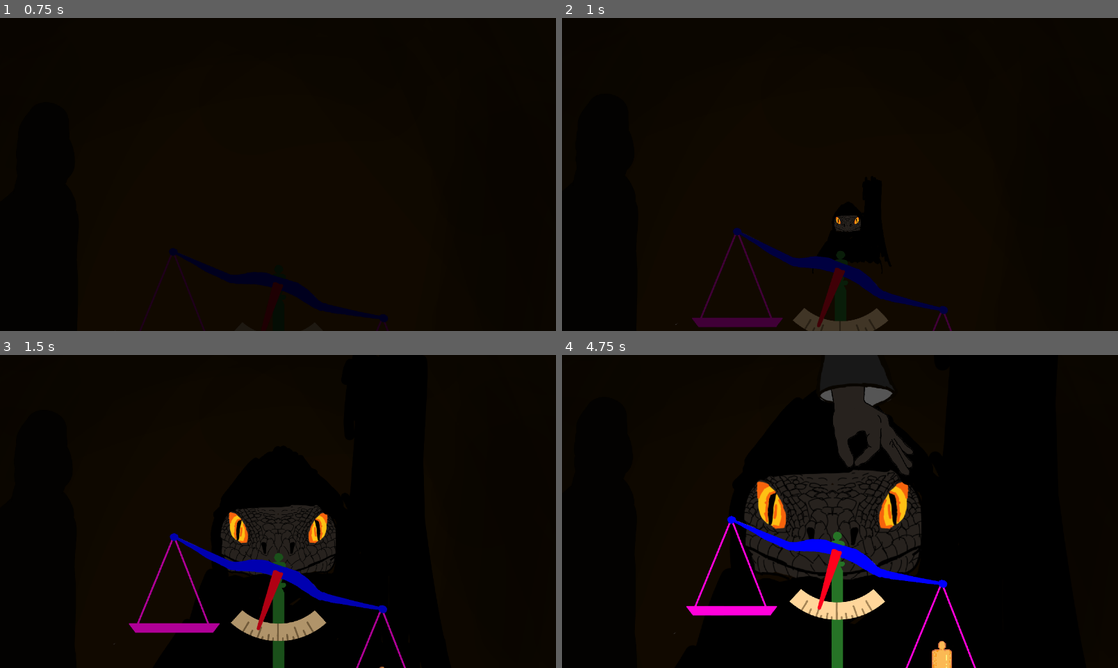
Above: before the commit, frames 1-4 (two rows, left to right).
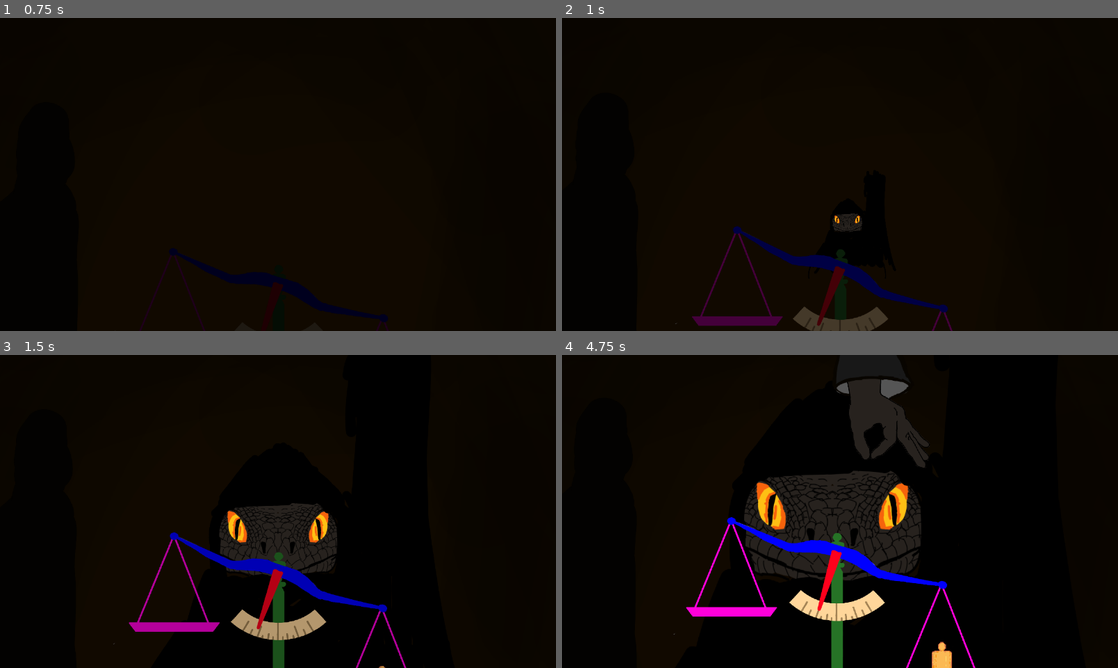
Above: after the commit, the same moments.

Repository: EnviloN/The-Great-Scaler
Game: Godot game, scene res://scenes/areas/shop.tscn
Same seed, same stepped clock (60 frames per second), same inputs: the game is played once before the commit and once after it.
Inputs (mouse positions are in pixels of both pictures, inside the frame that each line leads up to):
- Up to frame 1 (0.75 s): move the mouse to (400, 158) at 0.52 s; press the mouse at (400, 158) at 0.53 s
- Up to frame 2 (1 s): right-click (962, 158) at 0.8 s
- Up to frame 3 (1.5 s): move the mouse to (166, 527) at 1.27 s; release the mouse at (166, 527) at 1.28 s; right-click (166, 527) at 1.35 s
- Up to frame 4 (4.75 s): click (728, 527) at 1.55 s; move the mouse to (895, 442) at 2.02 s; press the mouse at (895, 442) at 2.03 s; right-click (895, 442) at 2.3 s; move the mouse to (812, 574) at 2.77 s; release the mouse at (812, 574) at 2.78 s; right-click (812, 574) at 2.85 s; click (812, 574) at 3.05 s; move the mouse to (1006, 558) at 3.52 s; press the mouse at (1006, 558) at 3.53 s; right-click (1006, 558) at 3.8 s; move the mouse to (673, 464) at 4.27 s; release the mouse at (673, 464) at 4.28 s; right-click (673, 464) at 4.35 s; click (673, 464) at 4.55 s

Frame 1 is identical in both runs. In frame 2, 0.9% of the frame differs, in the area x 20-71%, y 62-100%; in frame 3, 1.7%; in frame 4, 4.6%, in the area x 20-75%, y 7-100%.

Commit message:
Added world barrier

Diff:
--- /dev/null
+++ b/game/jobs/100.tres
@@ -0,0 +1,18 @@
+[gd_resource type="Resource" script_class="Job" load_steps=2 format=3 uid="uid://csiqmd7ftdji"]
+
+[ext_resource type="Script" path="res://jobs/job_resource.gd" id="1_4x27e"]
+
+[resource]
+script = ExtResource("1_4x27e")
+id = 100
+is_base = true
+customer_id = 0
+item = "meat_bag"
+answer = true
+dialogue = Array[String](["blablabla", "foo foo foo", "bar bar bar"])
+success_dialogue = Array[String](["foo foo foo"])
+fail_dialogue = Array[String](["bar bar bar"])
+on_sucess_id = 2
+on_sucess_pos = -1
+on_fail_id = 3
+on_fail_pos = -1
--- /dev/null
+++ b/game/jobs/101.tres
@@ -0,0 +1,18 @@
+[gd_resource type="Resource" script_class="Job" load_steps=2 format=3 uid="uid://23hqhr4r0bvh"]
+
+[ext_resource type="Script" path="res://jobs/job_resource.gd" id="1_o485m"]
+
+[resource]
+script = ExtResource("1_o485m")
+id = 101
+is_base = false
+customer_id = 0
+item = "meat_bag"
+answer = true
+dialogue = Array[String](["success", "success yes", "success ?"])
+success_dialogue = Array[String](["foo foo foo"])
+fail_dialogue = Array[String](["bar bar bar"])
+on_sucess_id = 0
+on_sucess_pos = 0
+on_fail_id = 0
+on_fail_pos = 0
--- /dev/null
+++ b/game/jobs/102.tres
@@ -0,0 +1,18 @@
+[gd_resource type="Resource" script_class="Job" load_steps=2 format=3 uid="uid://b60tjuqjfqbfc"]
+
+[ext_resource type="Script" path="res://jobs/job_resource.gd" id="1_lhcqk"]
+
+[resource]
+script = ExtResource("1_lhcqk")
+id = 101
+is_base = false
+customer_id = 0
+item = "meat_bag"
+answer = false
+dialogue = Array[String](["fail", "fail no", "fail ?"])
+success_dialogue = Array[String](["foo foo foo"])
+fail_dialogue = Array[String](["bar bar bar"])
+on_sucess_id = 0
+on_sucess_pos = 0
+on_fail_id = 0
+on_fail_pos = 0
--- /dev/null
+++ b/game/jobs/200.tres
@@ -0,0 +1,18 @@
+[gd_resource type="Resource" script_class="Job" load_steps=2 format=3 uid="uid://u0811pb57avd"]
+
+[ext_resource type="Script" path="res://jobs/job_resource.gd" id="1_hcipd"]
+
+[resource]
+script = ExtResource("1_hcipd")
+id = 200
+is_base = true
+customer_id = 3
+item = "meat_bag"
+answer = false
+dialogue = Array[String](["blablabla", "foo foo foo", "bar bar bar"])
+success_dialogue = Array[String](["foo foo foo", "foo bar foo bar"])
+fail_dialogue = Array[String](["bar bar bar"])
+on_sucess_id = 0
+on_sucess_pos = 0
+on_fail_id = 0
+on_fail_pos = 0
--- /dev/null
+++ b/game/jobs/job_manager.gd
@@ -0,0 +1,18 @@
+extends Node
+
+class_name JobManager
+
+@onready var customer_manager: CustomerManager = %Customers
+
+@export var buffer: Array[Job]
+var current: Job = null
+
+func start_next_job():
+	assert(is_job_available())
+	current = buffer.pop_front() as Job
+
+	customer_manager.set_customer_sprite(current.customer_id)
+	customer_manager.enter()
+
+func is_job_available():
+	return len(buffer) >= 1
--- /dev/null
+++ b/game/jobs/job_resource.gd
@@ -0,0 +1,20 @@
+extends Resource
+
+class_name Job
+
+@export var id: int
+@export var is_base: bool
+
+@export var customer_id: int
+@export var item: String
+@export var answer: bool
+
+@export var dialogue: Array[String]
+@export var success_dialogue: Array[String]
+@export var fail_dialogue: Array[String]
+
+@export var on_sucess_id: int
+@export var on_sucess_pos: int
+
+@export var on_fail_id: int
+@export var on_fail_pos: int
--- a/game/project.godot
+++ b/game/project.godot
@@ -45,6 +45,7 @@
 2d_physics/layer_3="Scale Pans"
 2d_physics/layer_4="Hand"
 2d_physics/layer_9="Grab Areas"
+2d_physics/layer_32="Barrier"
 
 [physics]
 
--- a/game/scenes/areas/shop.tscn
+++ b/game/scenes/areas/shop.tscn
@@ -13,6 +13,12 @@
 [ext_resource type="PackedScene" uid="uid://blsct0gdsgvyd" path="res://scenes/scaler/hand.tscn" id="9_htnur"]
 [ext_resource type="PackedScene" uid="uid://g284r4g8dtey" path="res://scenes/objects/weights/weight_05u.tscn" id="11_5hv1l"]
 [ext_resource type="PackedScene" uid="uid://cavhhwnkmel7q" path="res://scenes/objects/weights/weight_025u.tscn" id="12_pa1dt"]
+[ext_resource type="Resource" uid="uid://csiqmd7ftdji" path="res://jobs/100.tres" id="13_464t6"]
+[ext_resource type="Resource" uid="uid://u0811pb57avd" path="res://jobs/200.tres" id="14_csltc"]
+[ext_resource type="Script" path="res://jobs/job_manager.gd" id="14_xrg8f"]
+
+[sub_resource type="RectangleShape2D" id="RectangleShape2D_q53ja"]
+size = Vector2(600, 1600)
 
 [sub_resource type="Animation" id="Animation_gcijp"]
 resource_name = "RESET"
@@ -273,13 +279,27 @@
 
 [node name="Weight _025u" parent="Workspace/Weight Container" instance=ExtResource("12_pa1dt")]
 position = Vector2(1137, 744)
+scale = Vector2(1, 1.00748)
 
 [node name="Scale" parent="Workspace" instance=ExtResource("4_18fl8")]
 position = Vector2(640, 800)
+debug = false
 stiffness = 5.0
 damping = 0.08
 length = 5.0
 rest_length = 0.0
+
+[node name="Workspace Barrier" type="StaticBody2D" parent="Workspace"]
+collision_layer = 2147483648
+collision_mask = 2
+
+[node name="CollisionShape2D" type="CollisionShape2D" parent="Workspace/Workspace Barrier"]
+position = Vector2(-480, 200)
+shape = SubResource("RectangleShape2D_q53ja")
+
+[node name="CollisionShape2D2" type="CollisionShape2D" parent="Workspace/Workspace Barrier"]
+position = Vector2(1760, 200)
+shape = SubResource("RectangleShape2D_q53ja")
 
 [node name="Game Manager" type="Node" parent="."]
 script = ExtResource("1_upsel")
@@ -299,3 +319,7 @@
 limit_right = 1460
 limit_bottom = 900
 script = ExtResource("2_fixa2")
+
+[node name="Job Manager" type="Node" parent="Game Manager"]
+script = ExtResource("14_xrg8f")
+buffer = Array[Resource("res://jobs/job_resource.gd")]([ExtResource("13_464t6"), ExtResource("14_csltc")])
--- a/game/scenes/customers/customers.gd
+++ b/game/scenes/customers/customers.gd
@@ -1,4 +1,5 @@
 extends Node
+class_name CustomerManager
 
 @onready var animation_player: AnimationPlayer = $AnimationPlayer
 @onready var body_sprite: Sprite2D = $body
--- a/game/scenes/game_manager.gd
+++ b/game/scenes/game_manager.gd
@@ -1,18 +1,20 @@
 extends Node
+class_name GameManager
 
-@onready var customer_manager: Node2D = %Customers
+@onready var customer_manager: CustomerManager = %Customers
 @onready var animation_player: AnimationPlayer = $"AnimationPlayer"
+@onready var job_manager: JobManager = $"Job Manager"
 
 var is_weighting: bool = false
 
 # Called when the node enters the scene tree for the first time.
 func _ready():
-	customer_manager.set_customer_sprite(0)
-	customer_manager.enter()
+	job_manager.start_next_job()
 
-# Called every frame. 'delta' is the elapsed time since the previous frame.
-func _process(_delta):
-	if Input.is_action_just_pressed("RMB") and not animation_player.is_playing():
+func _input(event):
+	var just_pressed = event.is_pressed() and not event.is_echo()
+	if (event.is_action_pressed("RMB") and just_pressed
+		and not animation_player.is_playing()):
 		_toggle_mode()
 
 func _toggle_mode():
--- a/game/scenes/objects/weights/weight_025u.tscn
+++ b/game/scenes/objects/weights/weight_025u.tscn
@@ -15,7 +15,7 @@
 z_index = 30
 z_as_relative = false
 collision_layer = 2
-collision_mask = 5
+collision_mask = 2147483653
 mass = 0.2
 lock_rotation = true
 
--- a/game/scenes/objects/weights/weight_05u.tscn
+++ b/game/scenes/objects/weights/weight_05u.tscn
@@ -15,7 +15,7 @@
 z_index = 28
 z_as_relative = false
 collision_layer = 2
-collision_mask = 5
+collision_mask = 2147483653
 mass = 0.4
 lock_rotation = true
 
--- a/game/scenes/objects/weights/weight_1u.tscn
+++ b/game/scenes/objects/weights/weight_1u.tscn
@@ -13,7 +13,7 @@
 z_index = 26
 z_as_relative = false
 collision_layer = 2
-collision_mask = 5
+collision_mask = 2147483653
 mass = 0.8
 lock_rotation = true
 
--- a/game/scenes/objects/weights/weight_2u.tscn
+++ b/game/scenes/objects/weights/weight_2u.tscn
@@ -15,7 +15,7 @@
 z_index = 24
 z_as_relative = false
 collision_layer = 2
-collision_mask = 5
+collision_mask = 2147483653
 mass = 1.6
 lock_rotation = true
 
--- a/game/scenes/objects/weights/weight_5u.tscn
+++ b/game/scenes/objects/weights/weight_5u.tscn
@@ -15,7 +15,7 @@
 z_index = 22
 z_as_relative = false
 collision_layer = 2
-collision_mask = 5
+collision_mask = 2147483653
 mass = 4.0
 lock_rotation = true
 
--- a/game/scenes/scaler/hand.gd
+++ b/game/scenes/scaler/hand.gd
@@ -19,18 +19,16 @@
 	z_index = default_z_index
 	reset_position()
 
-
-func _process(_delta):
-	if is_active:
-		if Input.is_action_just_released("LMB"):
+func _input(event):
+	if is_active and event.is_action("LMB"):
+		if event.is_released():
 			animation_player.play_backwards()
-		elif Input.is_action_pressed("LMB"):
-			if not grabbed and Input.is_action_just_pressed("LMB"):
-				if grab_area.has_overlapping_areas():
-					overlapping_areas = grab_area.get_overlapping_areas()
-					animation_player.play("grab")
-				else:
-					animation_player.play("close")
+		elif event.is_pressed() and not event.is_echo() and not grabbed:
+			if grab_area.has_overlapping_areas():
+				overlapping_areas = grab_area.get_overlapping_areas()
+				animation_player.play("grab")
+			else:
+				animation_player.play("close")
 
 func _physics_process(_delta):
 	if is_active:
Not shown: 1 places in game/scenes/areas/shop.tscn that only renumber resources
